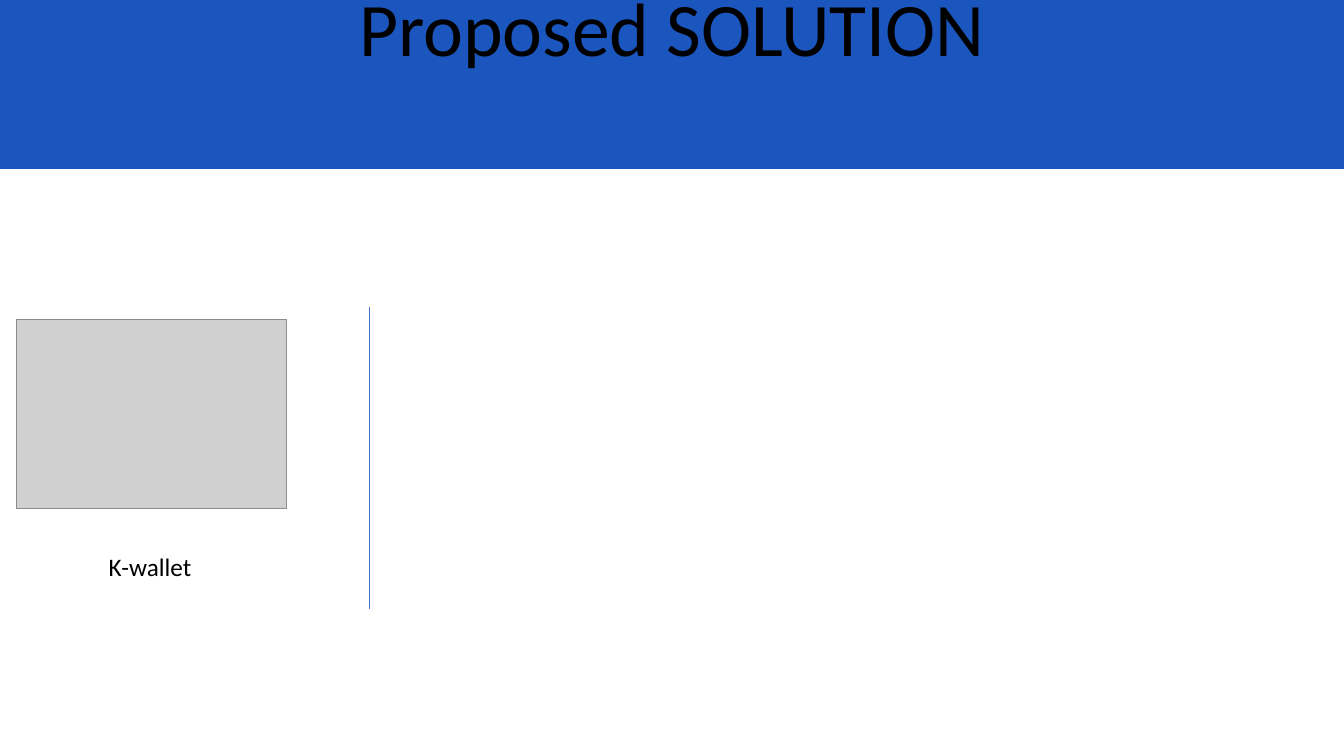
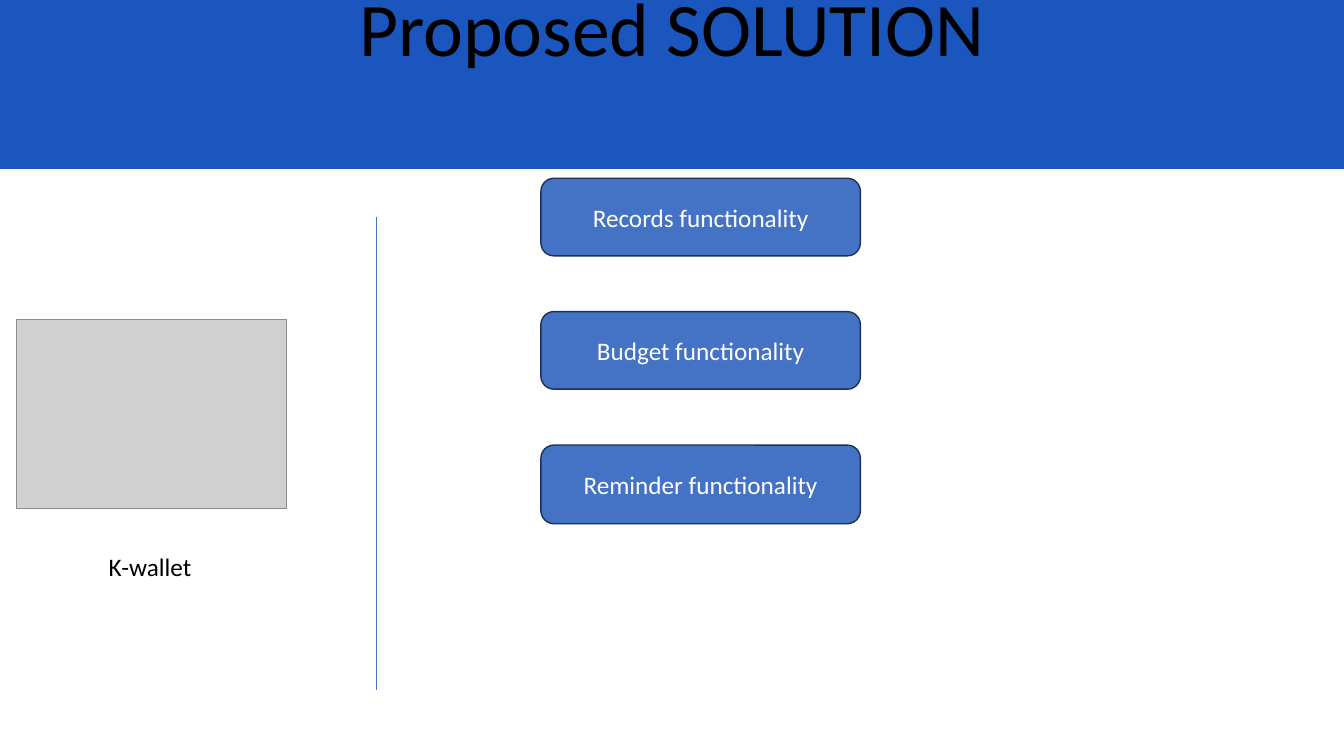
Before and after one commit to kanzuesther/level-2-report-and-diagrams, a slide deck: slide 7 of Presentation1.pptx. Drawn at 1344x756 pixels with LibreOffice and Linux fonts; fonts in the diff are those of the drawing; grey boxes stand for pictures. Boxes give left, top, right and bottom in pixels: in the first picture for what was removed or moved away, otherwise in the second. Text is boxed around its words. In the diff, an @@ line names an element or a change of style, - is before the commit and + after.

```diff
--- a/Presentation1.pptx
+++ b/Presentation1.pptx
@@ rounded rectangle added at [541, 178, 861, 256], fill #4472C4, outline #1E3256 1 pt, 18 pt, text #FFFFFF @@
+Records functionality
@@ line moved from (369, 308) - (369, 610) to (377, 217) - (377, 691) @@
@@ rounded rectangle added at [541, 312, 861, 389], fill #4472C4, outline #1E3256 1 pt, 18 pt, text #FFFFFF @@
+Budget functionality
@@ rounded rectangle added at [541, 446, 861, 524], fill #4472C4, outline #1E3256 1 pt, 18 pt, text #FFFFFF @@
+Reminder functionality
```
Also in this commit, not shown: 3 other slides changed.
